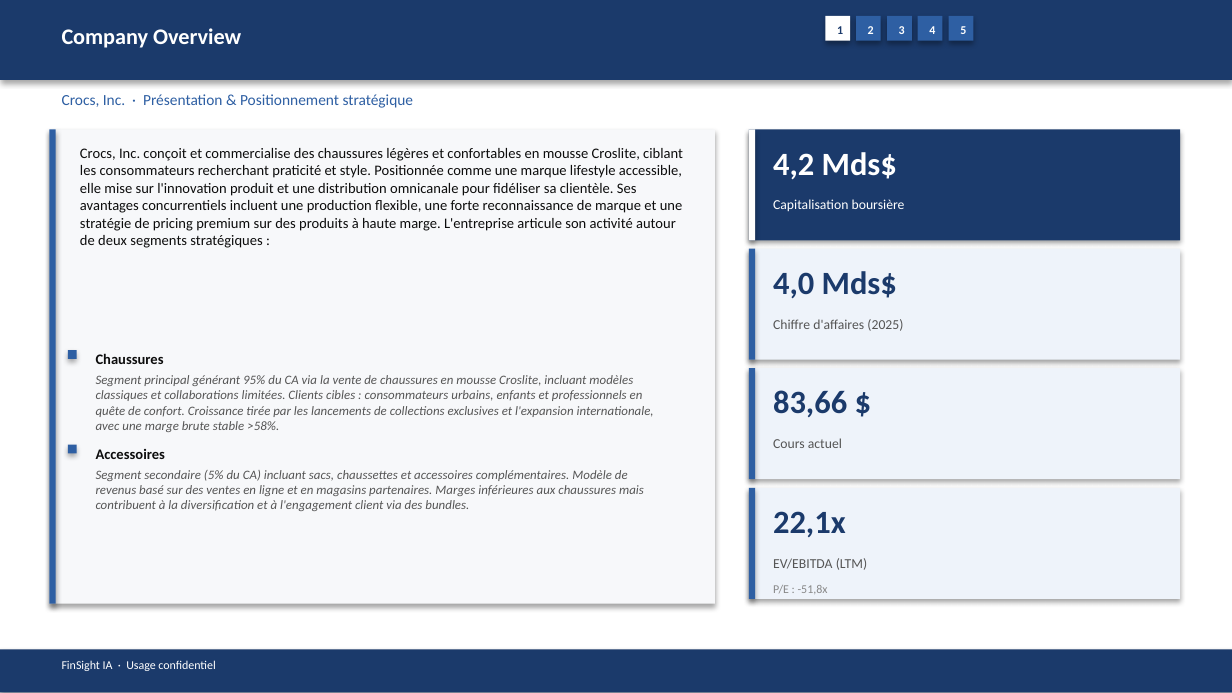
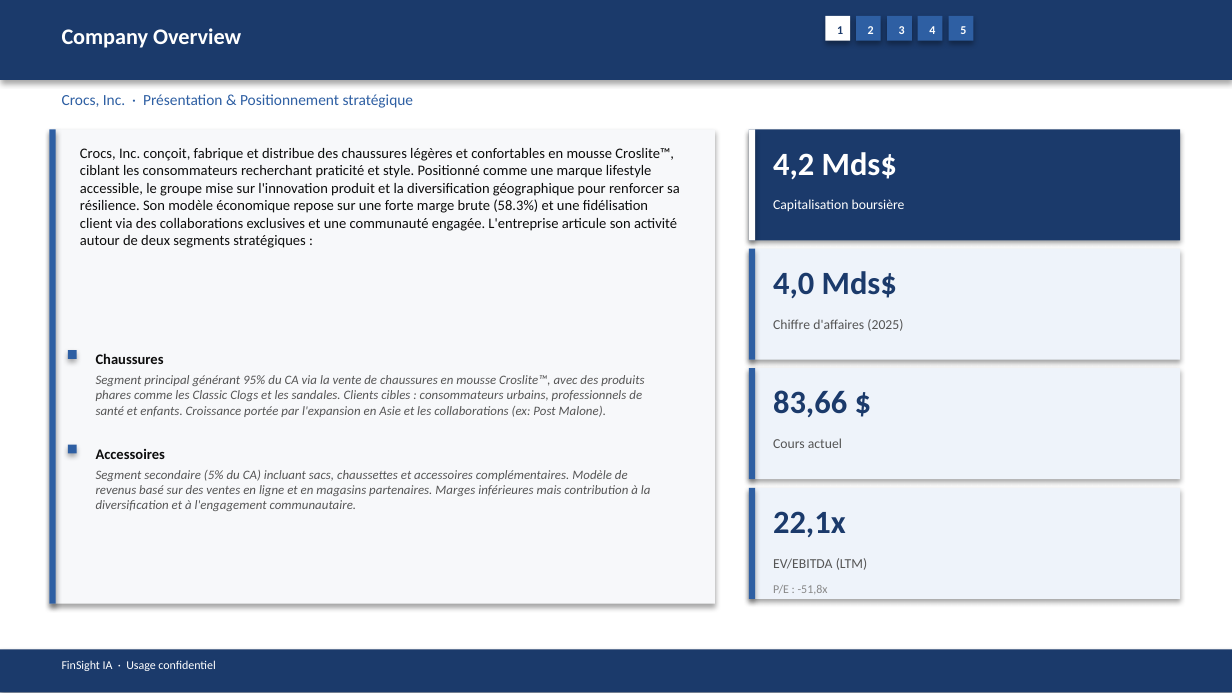
Before and after one commit to baptistejeh07-art/finsight-ia, a slide deck: slide 5 of preview/CROX/CROX_pitchbook.pptx. Drawn at 1232x693 pixels with LibreOffice and Linux fonts; fonts in the diff are those of the drawing. Boxes give left, top, right and bottom in pixels: in the first picture for what was removed or moved away, otherwise in the second. Text is boxed around its words. In the diff, an @@ line names an element or a change of style, - is before the commit and + after.

```diff
--- a/preview/CROX/CROX_pitchbook.pptx
+++ b/preview/CROX/CROX_pitchbook.pptx
@@ text at box(80, 148, 680, 248): text changed @@
-Crocs, Inc. conçoit et commercialise des chaussures légères et confortables en mousse Croslite, ciblant les consommateurs recherchant praticité et style. Positionnée comme une marque lifestyle accessible, elle mise sur l'innovation produit et une distribution omnicanale pour fidéliser sa clientèle. Ses avantages concurrentiels incluent une production flexible, une forte reconnaissance de marque et une stratégie de pricing premium sur des produits à haute marge. L'entreprise articule son activité autour de deux segments stratégiques :
+Crocs, Inc. conçoit, fabrique et distribue des chaussures légères et confortables en mousse Croslite™, ciblant les consommateurs recherchant praticité et style. Positionné comme une marque lifestyle accessible, le groupe mise sur l'innovation produit et la diversification géographique pour renforcer sa résilience. Son modèle économique repose sur une forte marge brute (58.3%) et une fidélisation client via des collaborations exclusives et une communauté engagée. L'entreprise articule son activité autour de deux segments stratégiques :
@@ text at box(96, 375, 644, 417): text changed @@
-Segment principal générant 95% du CA via la vente de chaussures en mousse Croslite, incluant modèles classiques et collaborations limitées. Clients cibles : consommateurs urbains, enfants et professionnels en quête de confort. Croissance tirée par les lancements de collections exclusives et l'expansion internationale, avec une marge brute stable >58%.
+Segment principal générant 95% du CA via la vente de chaussures en mousse Croslite™, avec des produits phares comme les Classic Clogs et les sandales. Clients cibles : consommateurs urbains, professionnels de santé et enfants. Croissance portée par l'expansion en Asie et les collaborations (ex: Post Malone).
@@ text at box(96, 470, 651, 511): text changed @@
-Segment secondaire (5% du CA) incluant sacs, chaussettes et accessoires complémentaires. Modèle de revenus basé sur des ventes en ligne et en magasins partenaires. Marges inférieures aux chaussures mais contribuent à la diversification et à l'engagement client via des bundles.
+Segment secondaire (5% du CA) incluant sacs, chaussettes et accessoires complémentaires. Modèle de revenus basé sur des ventes en ligne et en magasins partenaires. Marges inférieures mais contribution à la diversification et à l'engagement communautaire.
```
Also in this commit, not shown: 14 other slides changed, 4 other files.
